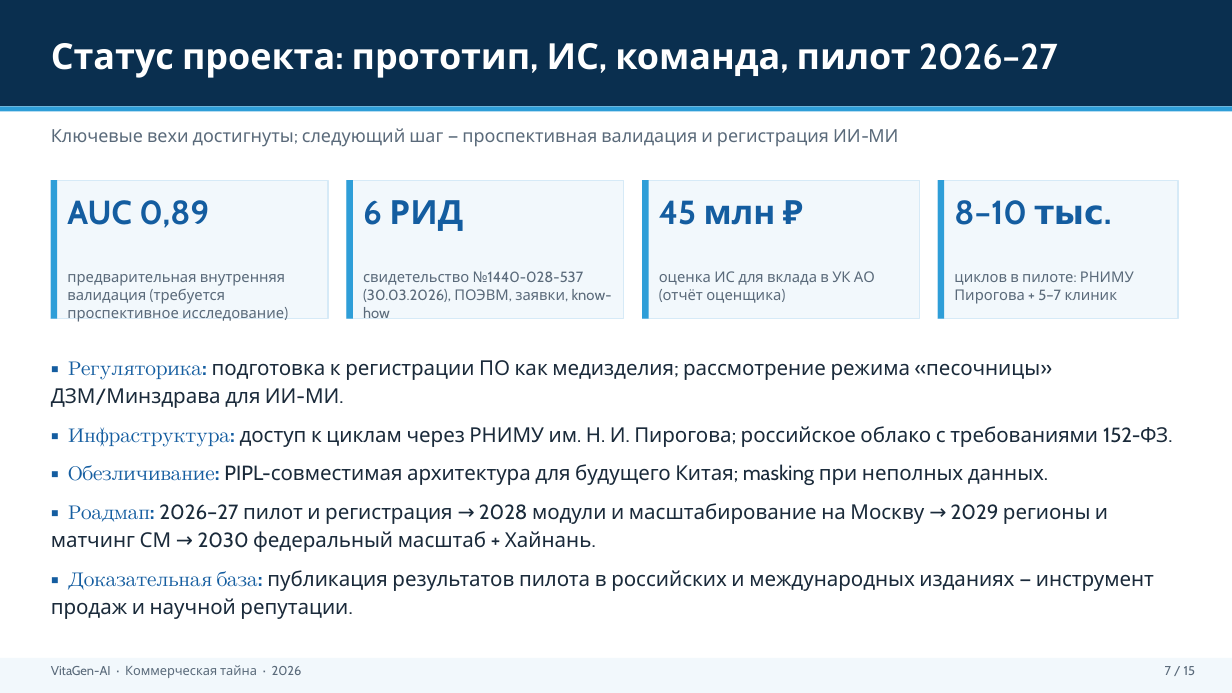
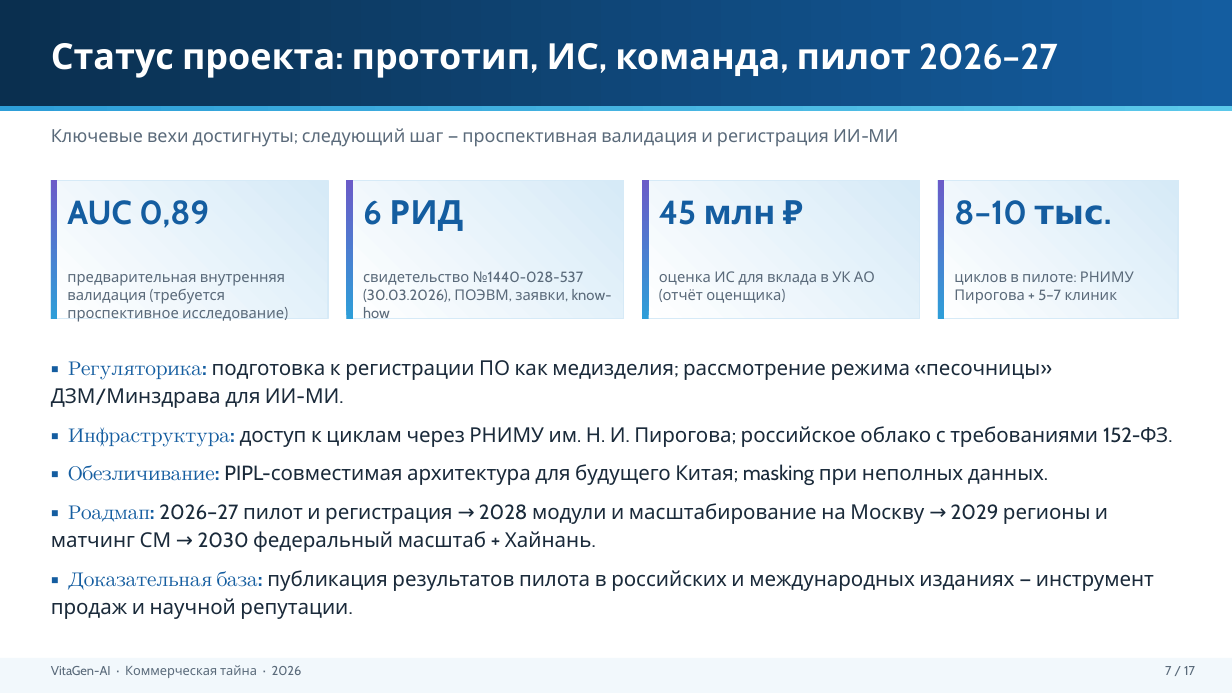
Before and after one commit to Mary-RND/vebinar-ii-analitik-landing, a slide deck: slide 7 of Business plan/Готовые документы/VitaGen_Инвестиционная_презентация.pptx. Drawn at 1232x693 pixels with LibreOffice and Linux fonts; fonts in the diff are those of the drawing. Boxes give left, top, right and bottom in pixels: in the first picture for what was removed or moved away, otherwise in the second. Text is boxed around its words. In the diff, an @@ line names an element or a change of style, - is before the commit and + after.

```diff
--- a/Business plan/Готовые документы/VitaGen_Инвестиционная_презентация.pptx
+++ b/Business plan/Готовые документы/VitaGen_Инвестиционная_презентация.pptx
@@ rectangle at [0, 0, 1232, 106]: fill #0A2F4F to gradient #0A2F4F to #145DA0 @@
@@ rectangle at [0, 106, 1232, 112]: fill #2E9ED8 to gradient #2E9ED8 to #5BC8EA @@
@@ fill #F2F8FC to gradient #FFFFFF to #D6EAF7 in 4 elements at [51, 180, 328, 319], [347, 180, 624, 319], [642, 180, 920, 319], [938, 180, 1178, 319] @@
@@ fill #2E9ED8 to gradient #2E9ED8 to #6B5BC8 in 4 elements at [51, 180, 57, 319], [347, 180, 353, 319], [642, 180, 649, 319], [938, 180, 945, 319] @@
@@ text at [1165, 666, 1195, 675]: text changed @@
-7 / 15
+7 / 17
```
Also in this commit, not shown: 14 other slides changed, 2 slides added, 11 other files.
